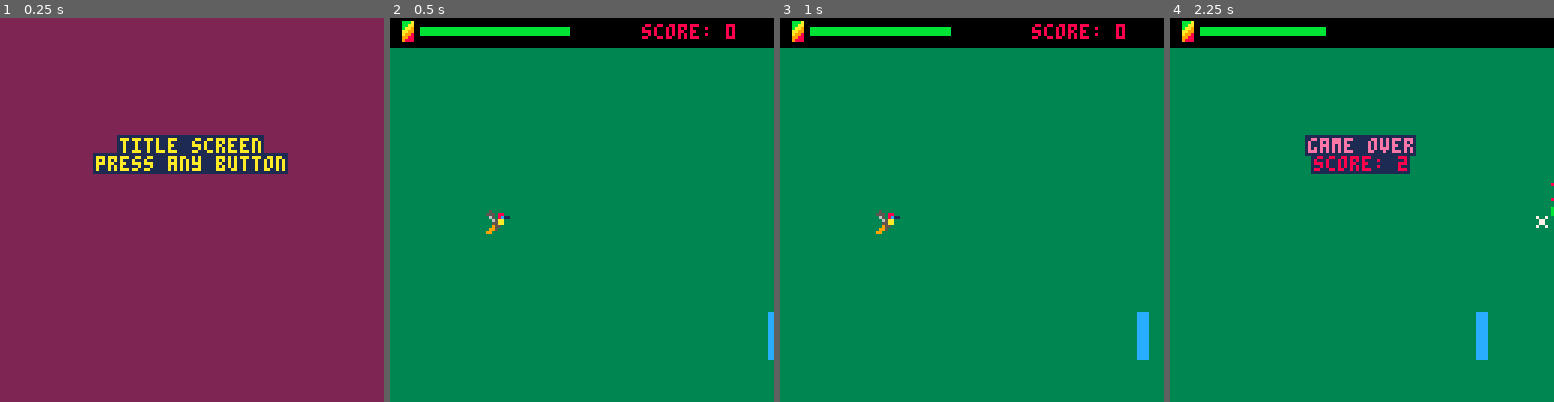
Above: before the commit, frames 1-4 (left to right).
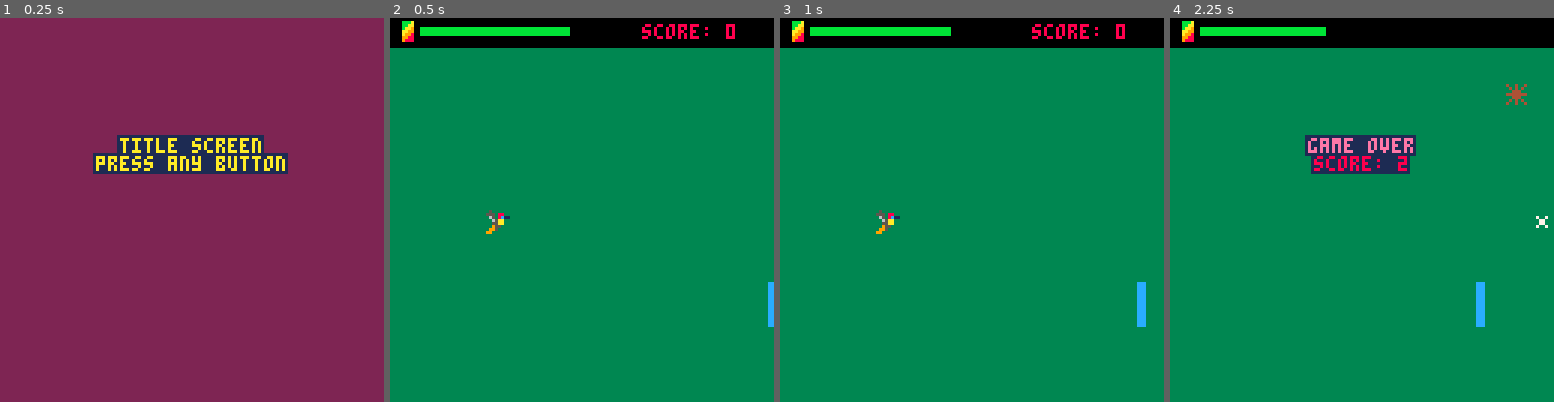
Above: after the commit, the same moments.

Repository: Cuttleshock/PICO-8-projects
Game: PICO-8 cartridge humm.p8
Two runs of this game, one before a commit and one after it. Both use one fixed random seed, a clock stepped at 60 frames per second and the inputs below.
Inputs:
- Up to frame 1 (0.25 s): no input
- Up to frame 2 (0.5 s): tap X (X key) at 0.33 s
- Up to frame 3 (1 s): tap O (Z key) at 0.7 s
- Up to frame 4 (2.25 s): tap X (X key) at 1.07, 1.85 s; hold Right 1.6-2.1 s; tap O (Z key) at 1.7, 2.1 s; hold Up from 2.15 s (still down)

Frame 1 is identical in both runs. In frame 2, 0.3% of the frame differs, in the area x 98-100%, y 68-90%; in frame 3, 0.5%; in frame 4, 0.7%, in the area x 79-100%, y 17-90%.

Commit message:
Increase difficulty via NPC spawns

Diff:
--- a/humm.p8
+++ b/humm.p8
@@ -166,7 +166,7 @@
 	end
 	if nextspawn < 0 then
 		local actorseed = rnd(1)
-		if (actorseed < 0.4
+		if (actorseed < 0.3
 		 or pc.juice < 60
 		) then
 			add(npcs,flower{
@@ -182,15 +182,16 @@
 			 dx=-0.5,
 			})
 		else
+			local _h = 8+flr(rnd(16))
 			add(npcs,block{
 			 x=scrnrt,
-			 y=scrntp+flr(rnd(scrnbt-scrntp-16)),
+			 y=scrntp+flr(rnd(scrnbt-scrntp-_h)),
 			 dx=-0.5,
-			 w=4,
-			 h=16,
+			 w=3,
+			 h=_h,
 			})
 		end
-		nextspawn = 30+flr(rnd(30))
+		nextspawn = 20+flr(rnd(20))
 	end
 end
 
